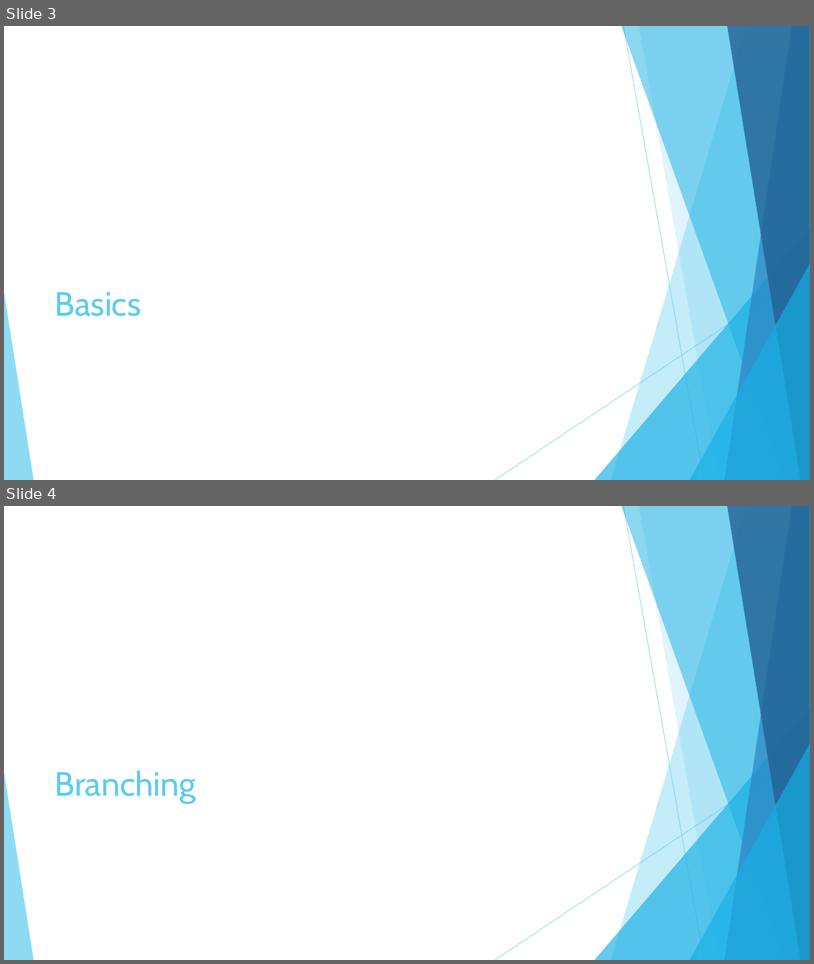
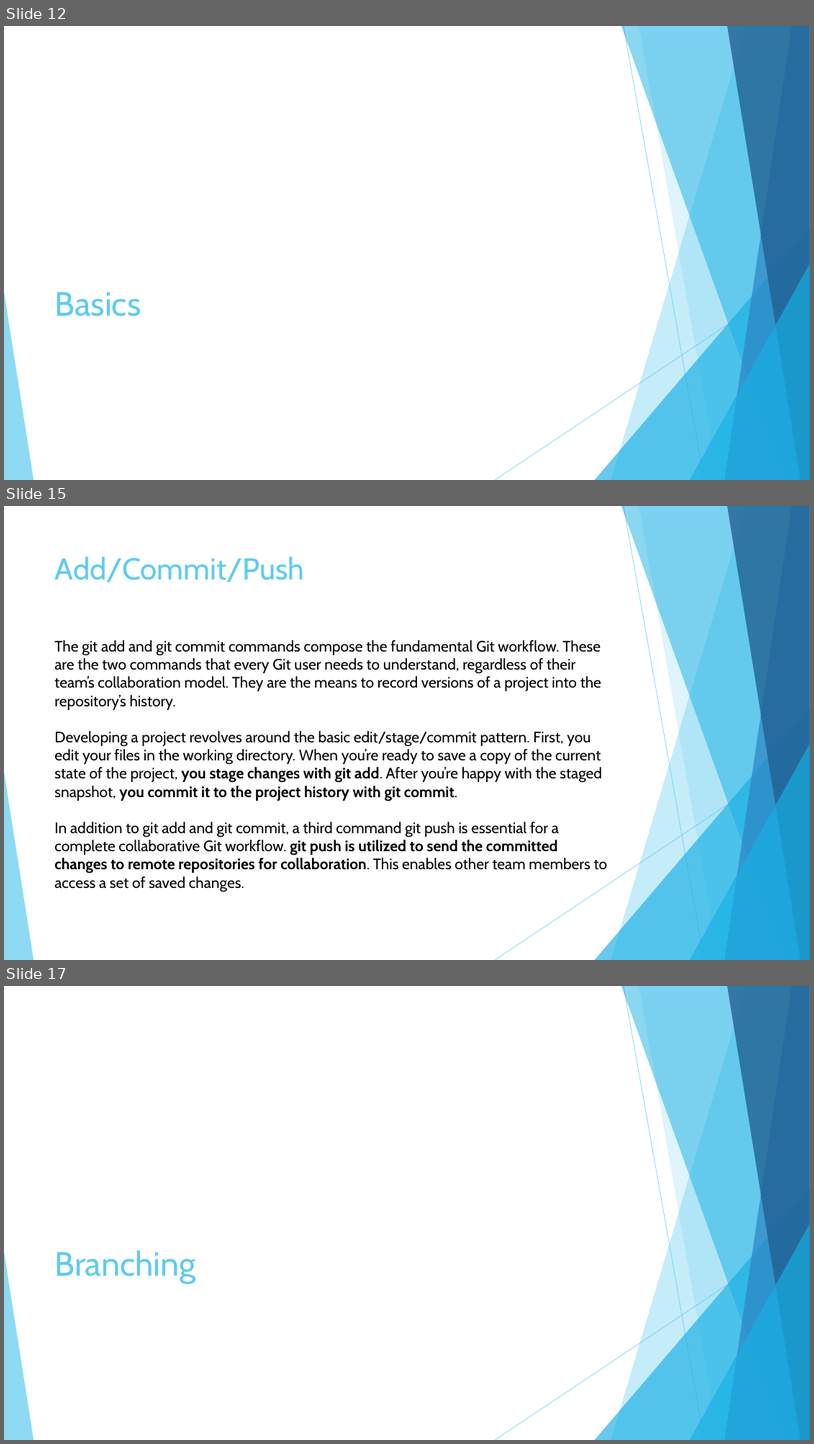
Before and after one commit to KarolinaUr/ProjSystBI, a slide deck: P02_GIT/ProjP1_02_GIT.pptx. Shown one above the other, each under a label of ours: slides 3 and 4 before the commit, slides 12, 15 and 17 after it; the slides between them are not shown. The pictures are 814x964 and 814x1444 pixels, drawn with LibreOffice and Linux fonts; fonts in the diff are those of the drawing. Boxes give left, top, right and bottom in pixels: in the first picture for what was removed or moved away, otherwise in the second. Text is boxed around its words. In the diff, an @@ line names an element or a change of style, - is before the commit and + after.

```diff
--- a/P02_GIT/ProjP1_02_GIT.pptx
+++ b/P02_GIT/ProjP1_02_GIT.pptx
@@ slide 15 added at (x1=4, y1=506, x2=810, y2=960), background #FFFFFF; not listed: 10 template elements that a slide beside it also shows @@
@@ title added at (x1=55, y1=556, x2=305, y2=582), 36 pt, text #5FCBEF @@
+Add/Commit/Push
@@ text added at (x1=54, y1=640, x2=608, y2=892), 18 pt, text #000000 @@
+The git add and git commit commands compose the fundamental Git workflow. These are the two commands that every Git user needs to understand, regardless of their team’s collaboration model. They are the means to record versions of a project into the repository’s history.
+Developing a project revolves around the basic edit/stage/commit pattern. First, you edit your files in the working directory. When you’re ready to save a copy of the current state of the project, you stage changes with git add. After you’re happy with the staged snapshot, you commit it to the project history with git commit.
+In addition to git add and git commit, a third command git push is essential for a complete collaborative Git workflow. git push is utilized to send the committed changes to remote repositories for collaboration. This enables other team members to access a set of saved changes.
@@ what was slide 3 is now slide 12 @@
@@ what was slide 4 is now slide 17 @@
```
Also in this commit, not shown: 8 slides changed, 14 other slides added, 5 slides removed.
